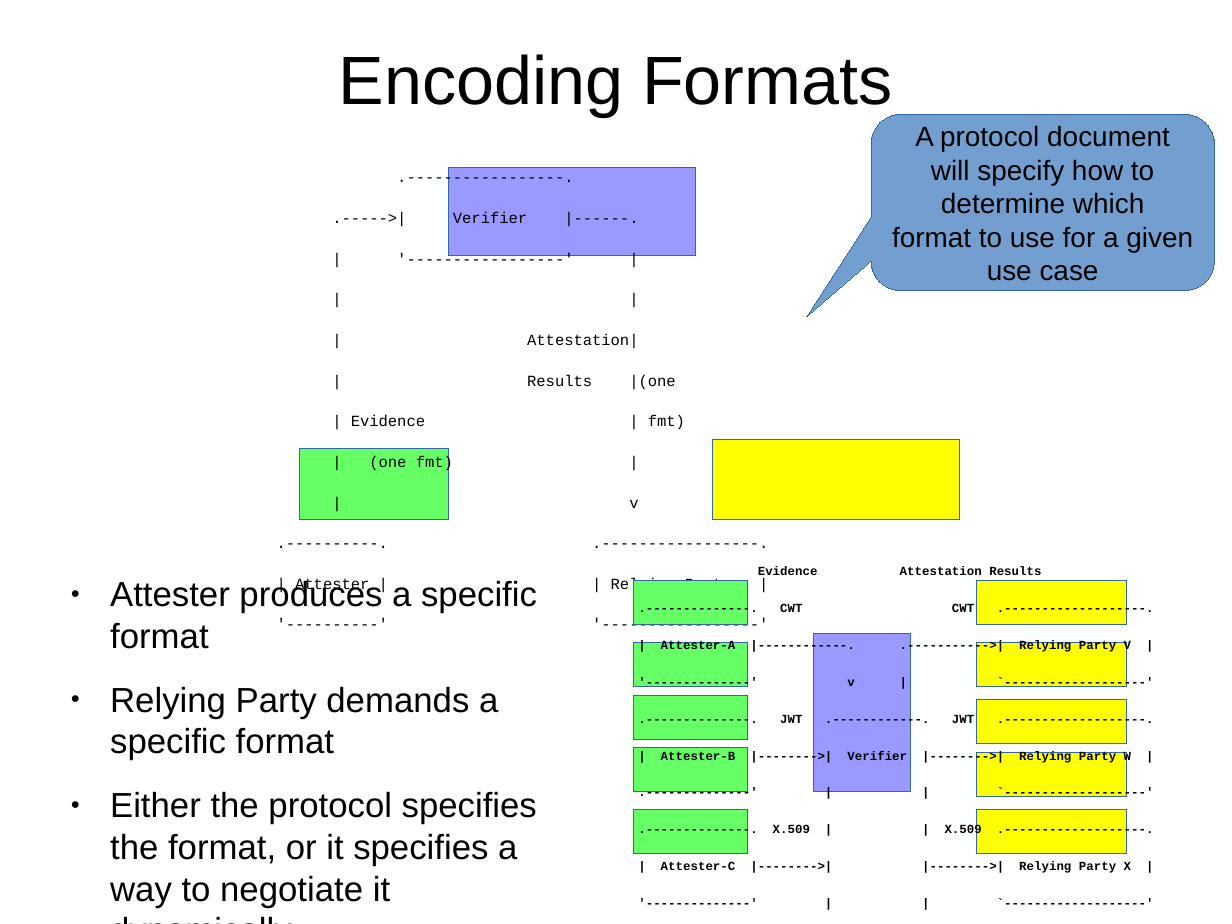
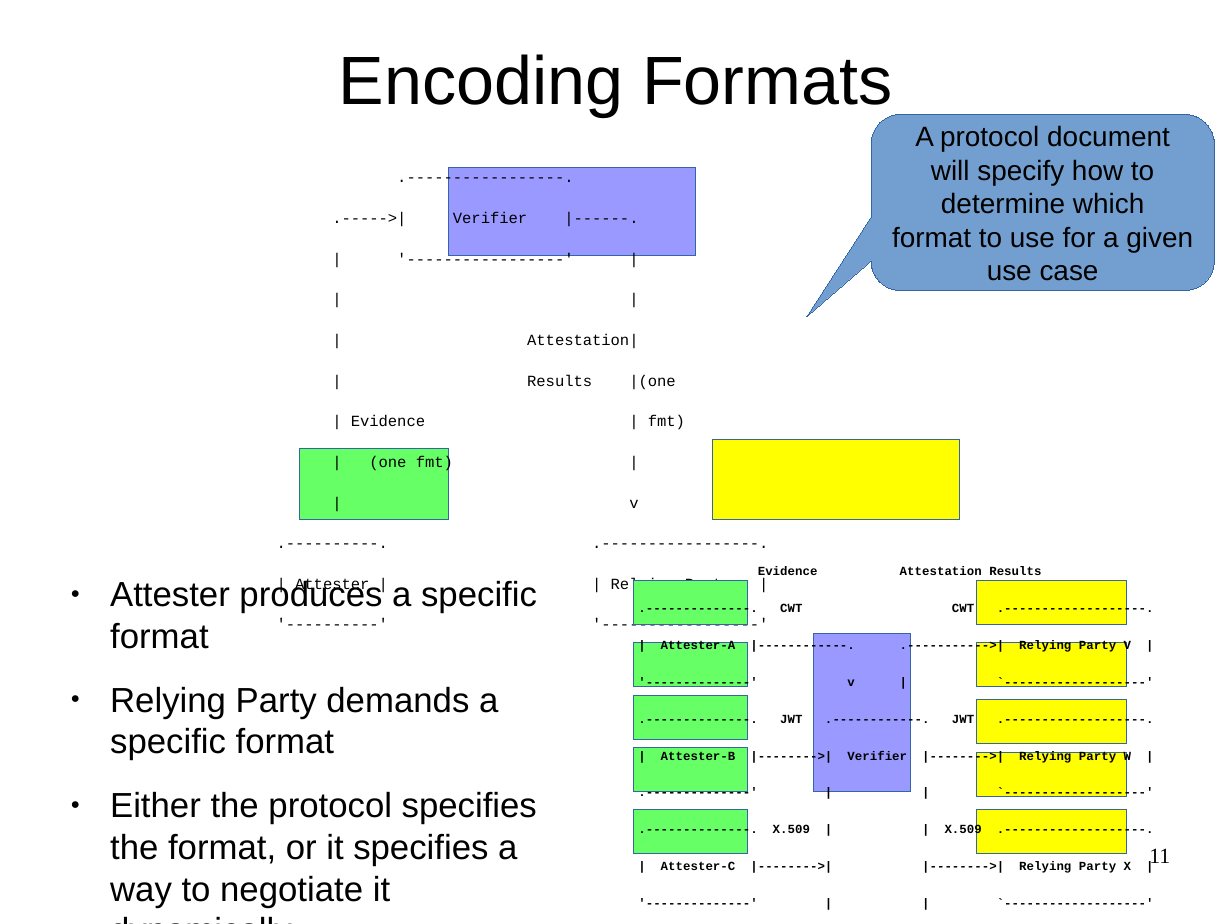
Before and after one commit to ietf-rats-wg/architecture, a slide deck: slide 11 of presentations/2020-ietf107-architecture.odp. Drawn at 1232x924 pixels with LibreOffice and Linux fonts; fonts in the diff are those of the drawing. Boxes give left, top, right and bottom in pixels: in the first picture for what was removed or moved away, otherwise in the second. Text is boxed around its words. In the diff, an @@ line names an element or a change of style, - is before the commit and + after.

```diff
--- a/presentations/2020-ietf107-architecture.odp
+++ b/presentations/2020-ietf107-architecture.odp
@@ page number added at bbox=[1149, 848, 1170, 868], 14 pt, text #000000 @@
+11
```
Also in this commit, not shown: 10 other slides changed, 1 slide added, 2 slides removed, 3 other files.
